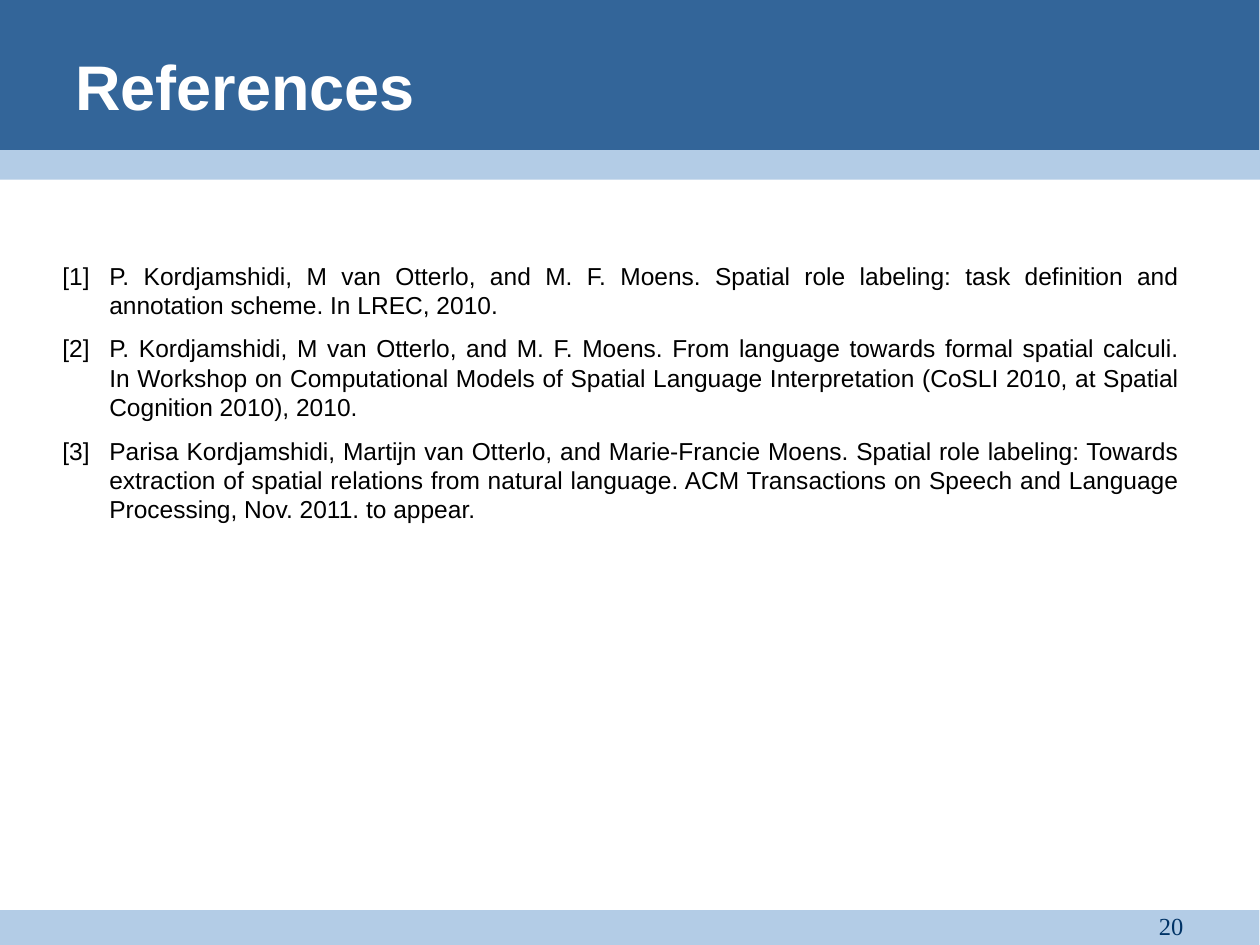
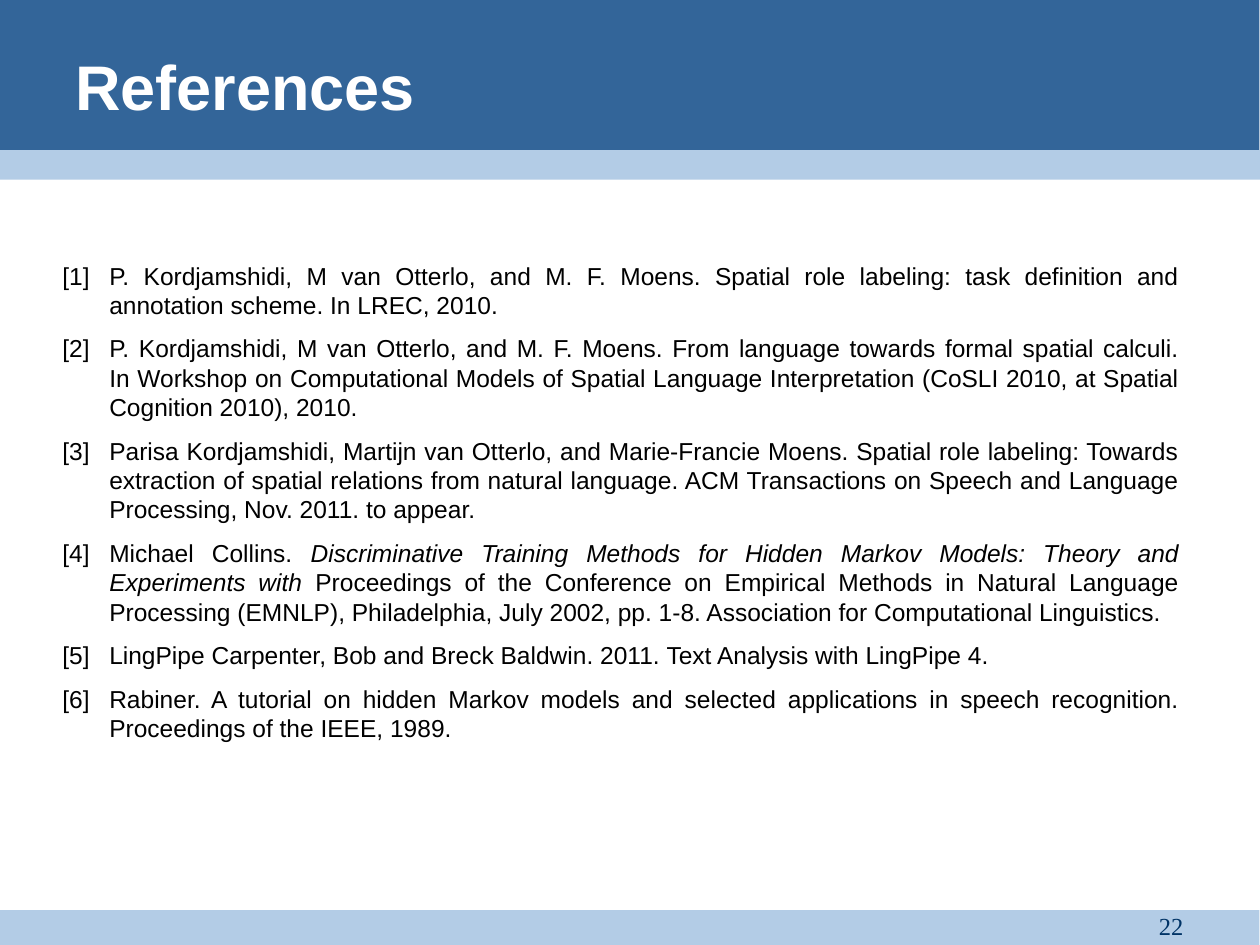
Before and after one commit to satvikg/pln-pmt-pract, a slide deck: slide 22 of SpatialRoleLabeling/doc/Group presentation.ppt (slide 20 before the commit). Drawn at 1260x945 pixels with LibreOffice and Linux fonts; fonts in the diff are those of the drawing. Boxes give left, top, right and bottom in pixels: in the first picture for what was removed or moved away, otherwise in the second. Text is boxed around its words. In the diff, an @@ line names an element or a change of style, - is before the commit and + after.

```diff
--- a/SpatialRoleLabeling/doc/Group presentation.ppt
+++ b/SpatialRoleLabeling/doc/Group presentation.ppt
@@ text at [62,544,1179,742]: paragraphs added @@
+[4] Michael Collins. Discriminative Training Methods for Hidden Markov Models: Theory and Experiments with Proceedings of the Conference on Empirical Methods in Natural Language Processing (EMNLP), Philadelphia, July 2002, pp. 1-8. Association for Computational Linguistics.
+[5] LingPipe Carpenter, Bob and Breck Baldwin. 2011. Text Analysis with LingPipe 4.
+[6] Rabiner. A tutorial on hidden Markov models and selected applications in speech recognition. Proceedings of the IEEE, 1989.
@@ page number at [1159,919,1184,935]: text changed @@
-20
+22
```
Also in this commit, not shown: 5 other slides changed, 3 slides added, 1 slide removed, 1 other file.
